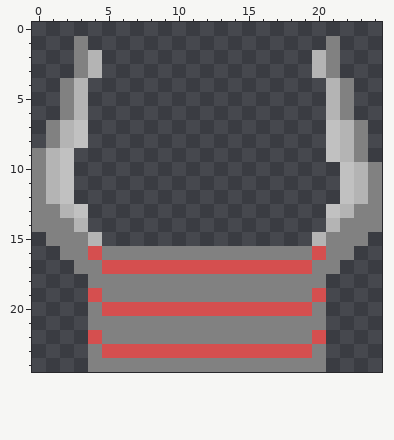
Pixel-art sprite -- app/assets/images/docks/red_top.png. This is how it looked before the edit.
The file is 100x100 pixels, drawn in blocks of 4x4; one block is one cell here.
The same view after the edit:
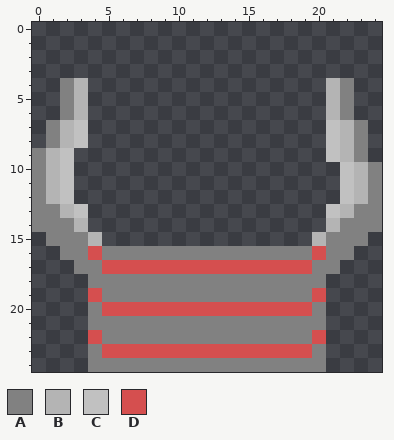
Palette (. is transparent): A #818181  B #b4b4b4  C #c1c1c1  D #d54f4f
The exact change:
The edit erases colour A in rows 1 to 3 at x 3 and 21.
The edit erases colour B in rows 2 to 3 at x 4 and 20.
